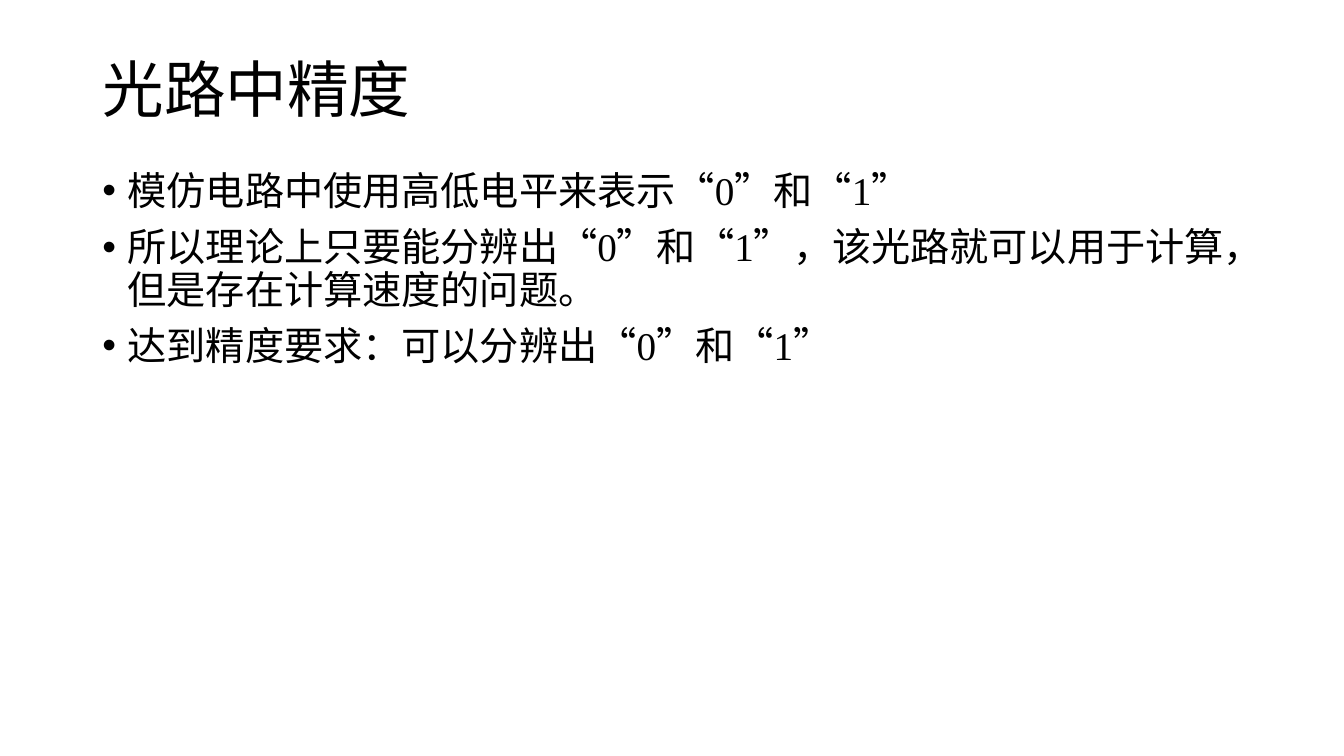
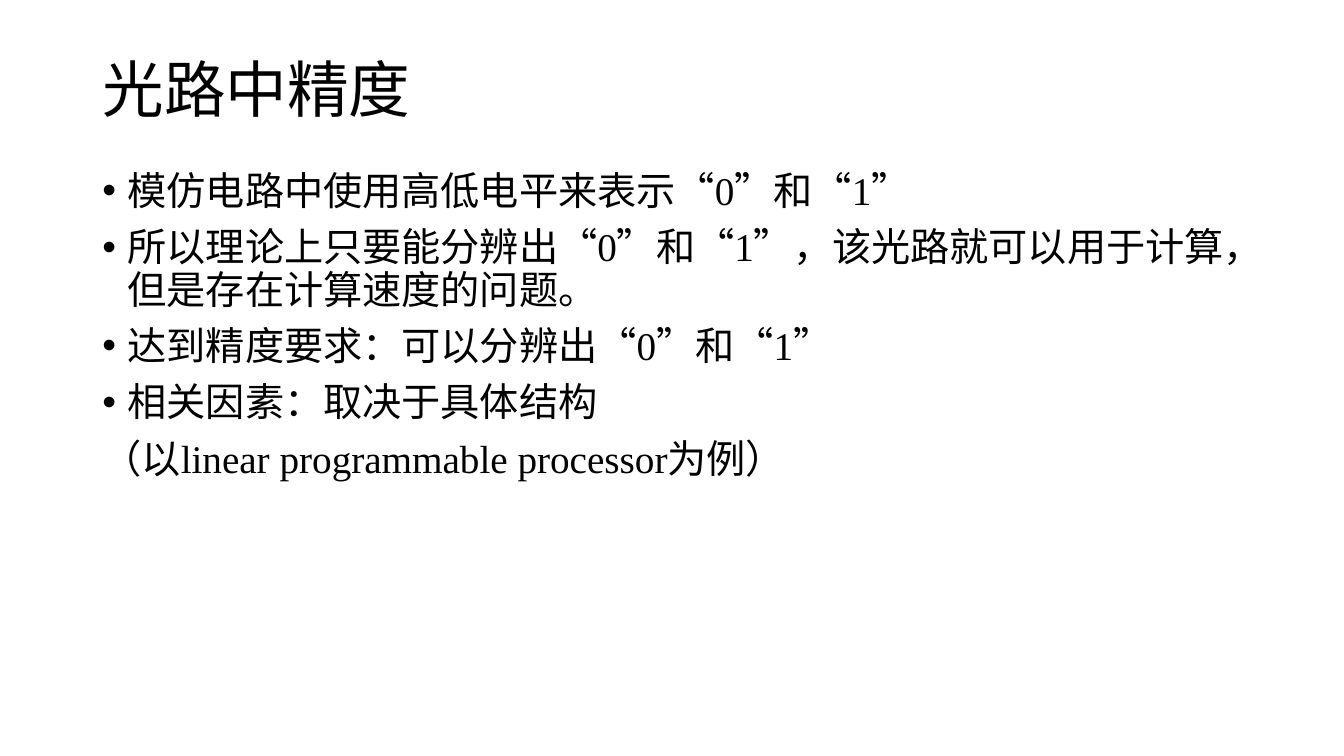
Before and after one commit to lucaschang95/DiscussionWithLin, a slide deck: slide 4 of 20190925.pptx. Drawn at 1344x756 pixels with LibreOffice and Linux fonts; fonts in the diff are those of the drawing. Boxes give left, top, right and bottom in pixels: in the first picture for what was removed or moved away, otherwise in the second. Text is boxed around its words. In the diff, an @@ line names an element or a change of style, - is before the commit and + after.

```diff
--- a/20190925.pptx
+++ b/20190925.pptx
@@ text at (102, 383, 786, 480): paragraphs added @@
+• 相关因素：取决于具体结构
+（以linear programmable processor为例）
```
Also in this commit, not shown: 24 other files.
